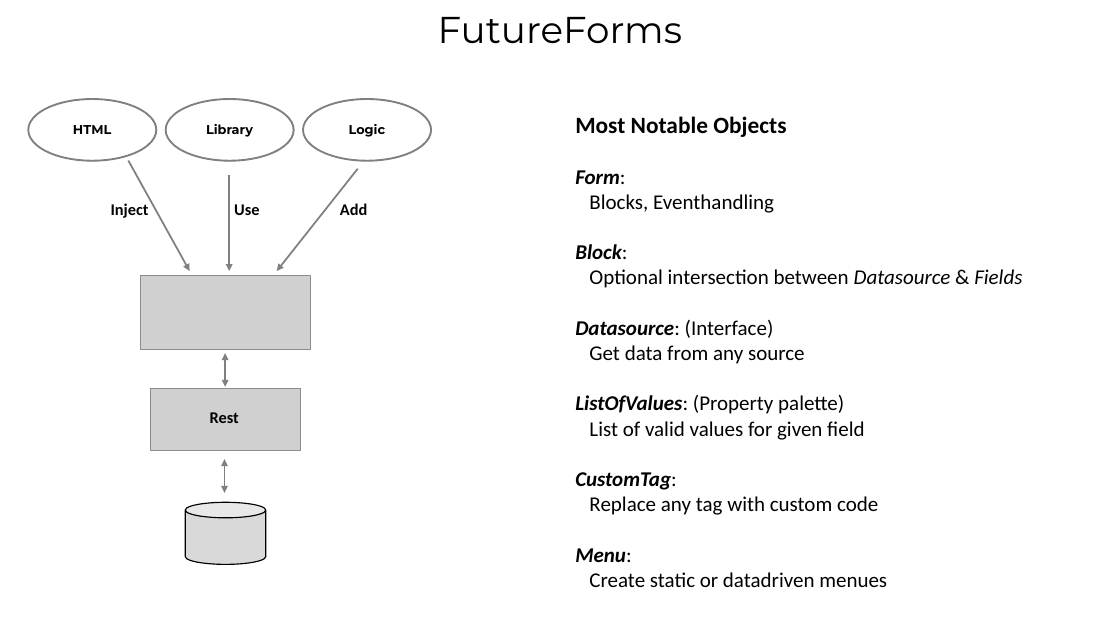
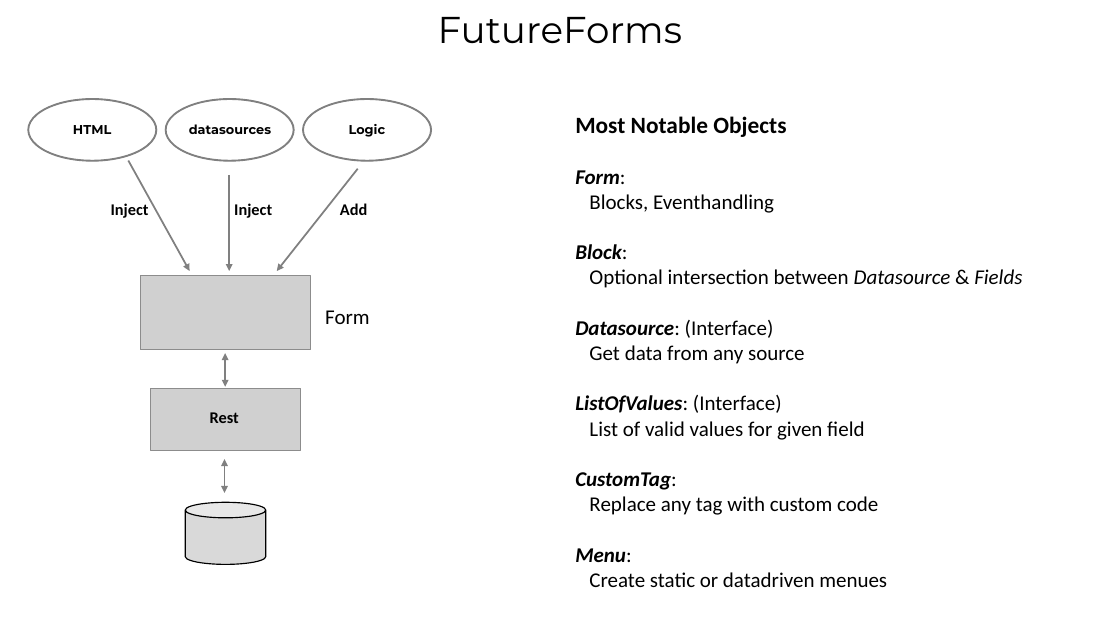
Before and after one commit to ahoeffner/forms42test, a slide deck: slide 6 of Trottinhg.pptx (slide 9 before the commit). Drawn at 1120x630 pixels with LibreOffice and Linux fonts; fonts in the diff are those of the drawing; grey boxes stand for pictures. Boxes give left, top, right and bottom in pixels: in the first picture for what was removed or moved away, otherwise in the second. Text is boxed around its words. In the diff, an @@ line names an element or a change of style, - is before the commit and + after.

```diff
--- a/Trottinhg.pptx
+++ b/Trottinhg.pptx
@@ text at [189, 124, 271, 134]: text changed @@
-Library
+datasources
@@ text at [234, 203, 272, 218]: text changed @@
-Use
+Inject
@@ text added at [325, 310, 369, 324], 18 pt, text #000000 @@
+Form
@@ text at [575, 395, 782, 413]: text changed; bold on; italic on @@
-ListOfValues: (Property palette)
+ListOfValues: (Interface)
```
Also in this commit, not shown: 4 other slides changed.
